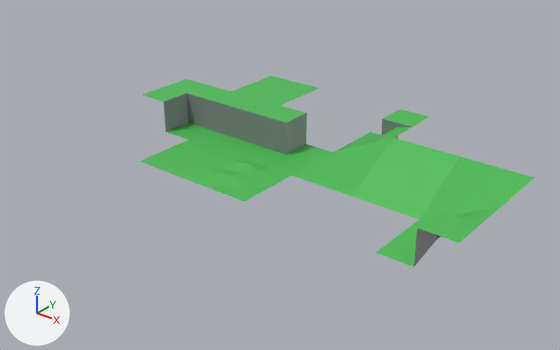
An edit to the FBX model CubicTerrainBlender/CubicTerrain.fbx, drawn before and after from the same camera.
One viewpoint serves both versions: a 50 mm camera at (29.7, -28.7, 18.8) aimed at (6.3, 0.6, 0.6). Lighting does not change. The marker at lower left points along +X, +Y and +Z. Where no turn or scale is listed for an object, it has been applied to the vertices.

Objects in the first picture: 'BasicCliff', 'BasicCliffCornerInner', 'BasicCliffCornerOuter', 'BasicCliffToSlopeTransition', 'BasicFloor', 'BasicRaisedFloor', 'BasicSlope', 'BasicSlopeCornerInner', 'BasicSlopeCornerOuter', 'BasicSlopeToCliffTransition', 'BumpyFloor'.
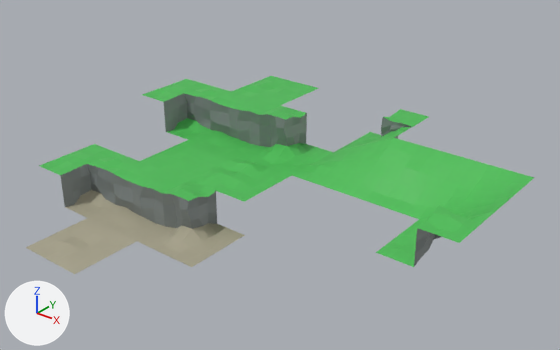
Boxes [x1, y1, x2, y2] around the edits, measured in the pictures (560 x 350 px):
'SeaCliffCornerOuter', added
    after: [137, 181, 245, 267]
'SeaCliff', added
    after: [89, 161, 189, 241]
'SeaCliffCornerInner', added
    after: [39, 144, 139, 218]
'SeaFloor', added
    after: [26, 218, 136, 274]
part 1 of me_basiccliffcornerouter, built on
    both: [259, 111, 311, 159]

What the commit changed:
me_basiccliffcornerouter is used by ob_basiccliffcornerouter; location (4.0, 4.0, 0.0).
me_basiccliffcornerouter had 12 vertices, 4 faces and spanned x -2.0..2.0, y -2.0..2.0, z 0.0..2.0.
me_basiccliffcornerouter now has 71 vertices, 55 faces and spans x -2.0..2.0, y -2.0..2.0, z -0.09..2.23.
me_basiccliffcornerouter part 1: 3 vertices removed from x -2.0..0.0, y 0.0, z 0.0..2.0; 62 vertices added at x -2.0..2.0, y -2.0..2.0, z -0.09..2.23.
Mesh me_seafloor is new.
It has 36 vertices, 25 faces and spans x -2.0..2.0, y -2.0..2.0, z -2.12..-1.89.
It uses material mat_material_001 (picture img_twilioquest_76_32x_png).
Mesh me_seacliff is new.
It has 60 vertices, 45 faces and spans x -2.0..2.0, y -2.0..2.0, z -2.07..0.05.
It uses material mat_material_001 (picture img_twilioquest_76_32x_png).
Mesh me_seacliffcornerinner is new.
It has 70 vertices, 54 faces and spans x -2.0..2.0, y -2.0..2.0, z -2.1..0.09.
It uses material mat_material_001 (picture img_twilioquest_76_32x_png).
Mesh me_seacliffcornerouter_001 is new.
It has 71 vertices, 55 faces and spans x -2.0..2.0, y -2.0..2.0, z -2.09..0.23.
It uses material mat_material_001 (picture img_twilioquest_76_32x_png).
Object 'SeaFloor' (ob_seafloor) is new; it shows me_seafloor.
Its location is (0.0, -8.0, 0.0).
Object 'SeaCliff' (ob_seacliff) is new; it shows me_seacliff.
Its location is (0.0, -4.0, 0.0).
Object 'SeaCliffCornerInner' (ob_seacliffcornerinner) is new; it shows me_seacliffcornerinner.
Its location is (-4.0, -4.0, 0.0).
Object 'SeaCliffCornerOuter' (ob_seacliffcornerouter) is new; it shows me_seacliffcornerouter_001.
Its location is (4.0, -4.0, 0.0).
